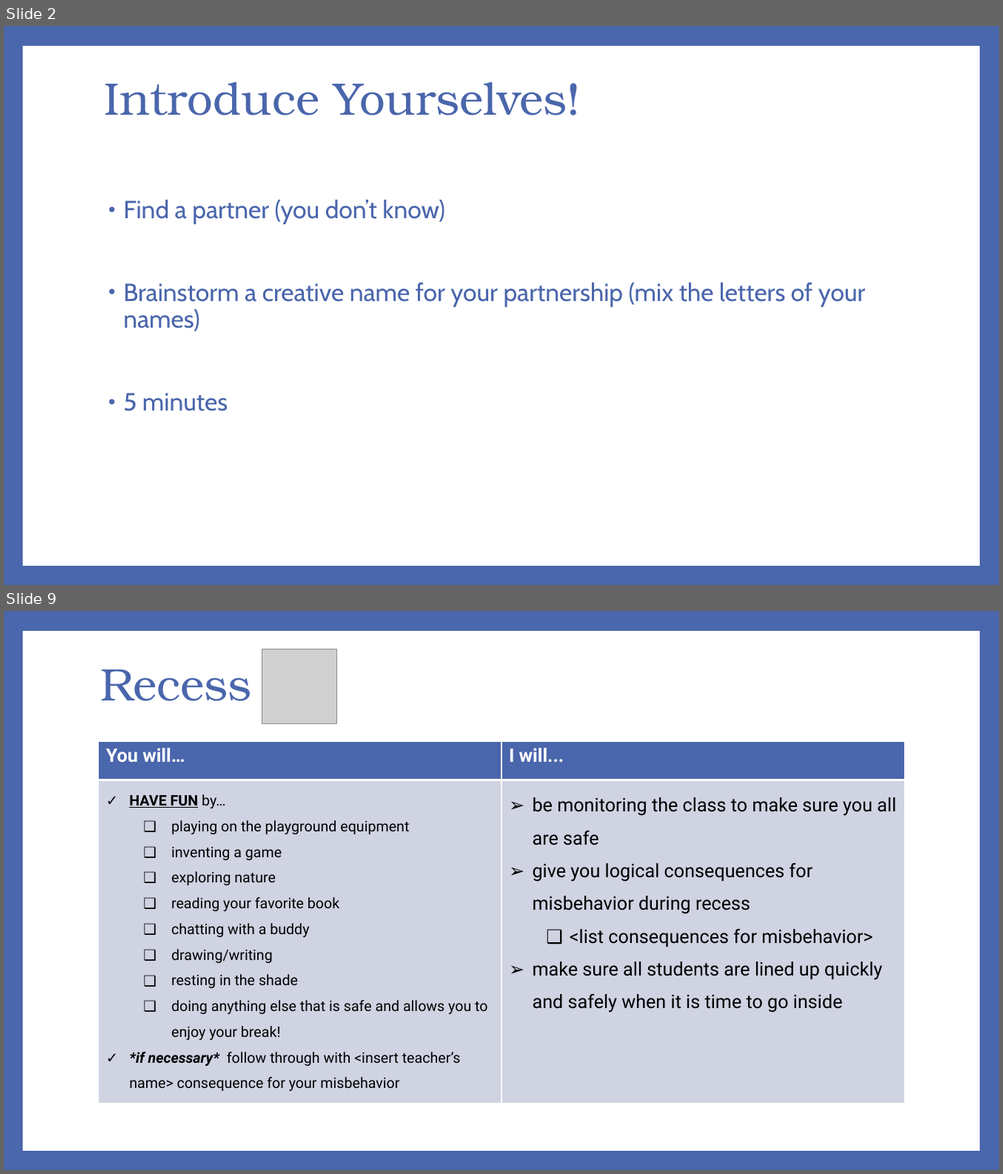
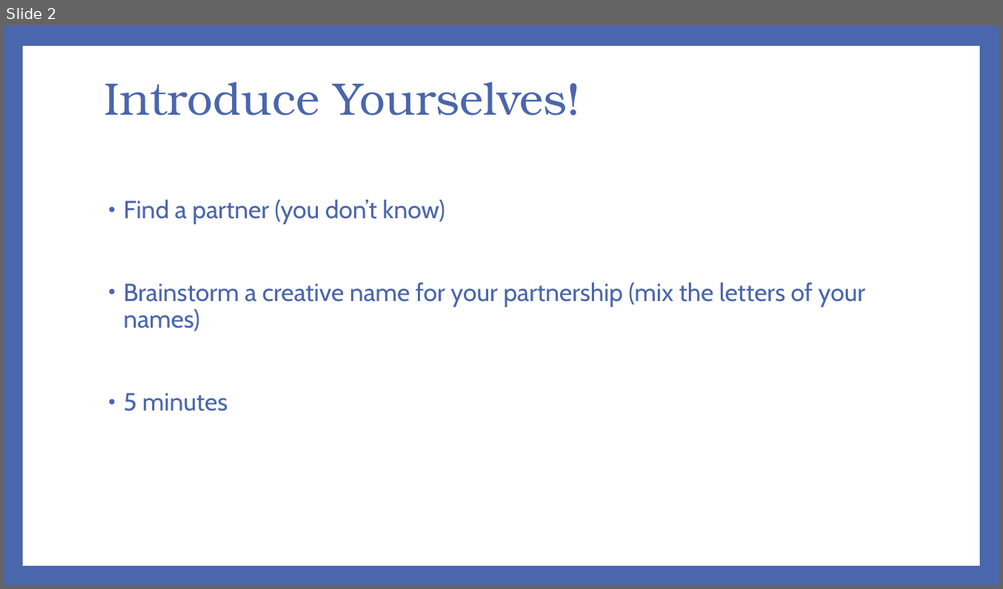
Before and after one commit to richard1au/1531-19t3, a slide deck: slides/week1.pptx. Shown one above the other, each under a label of ours: slides 2 and 9 before the commit, slide 2 after it; the slides between them are not shown. The pictures are 1003x1174 and 1003x589 pixels, drawn with LibreOffice and Linux fonts; fonts in the diff are those of the drawing; grey boxes stand for pictures. Boxes give left, top, right and bottom in pixels: in the first picture for what was removed or moved away, otherwise in the second. Text is boxed around its words. In the diff, an @@ line names an element or a change of style, - is before the commit and + after.

```diff
--- a/slides/week1.pptx
+++ b/slides/week1.pptx
@@ slide 9 removed at (4, 611, 999, 1170), background #4A66AC; not listed: 1 template element that a slide beside it also shows @@
@@ picture removed at (262, 649, 337, 723) @@
@@ title removed at (101, 669, 252, 701) @@
-Recess
@@ table removed at (99, 741, 905, 1103), 2 rows, 2 columns @@
-You will… | I will...
-HAVE FUN by… / playing on the playground equipment / inventing a game / exploring nature / reading your favorite book / chatting with a buddy / drawing/writing / resting in the shade / doing anything else that is safe and allows you to enjoy your break! / *if necessary* follow through with <insert teacher’s name> consequence for your misbehavior | be monitoring the class to make sure you all are safe / give you logical consequences for misbehavior during recess / <list consequences for misbehavior> / make sure all students are lined up quickly and safely when it is time to go inside
```
Also in this commit, not shown: 3 slides changed, 9 slides added, 5 other slides removed.
